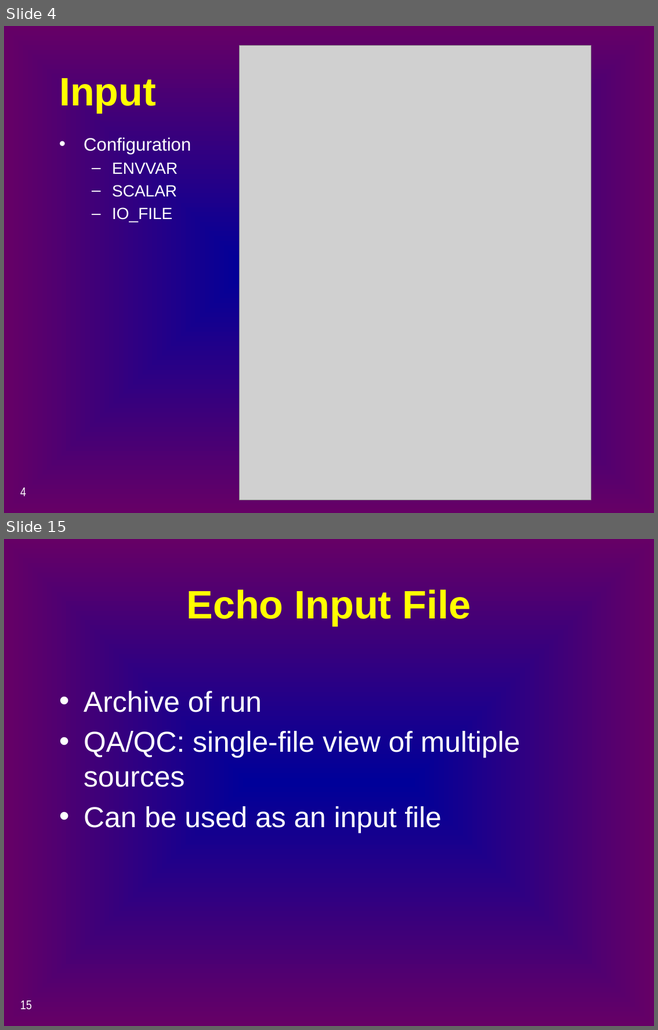
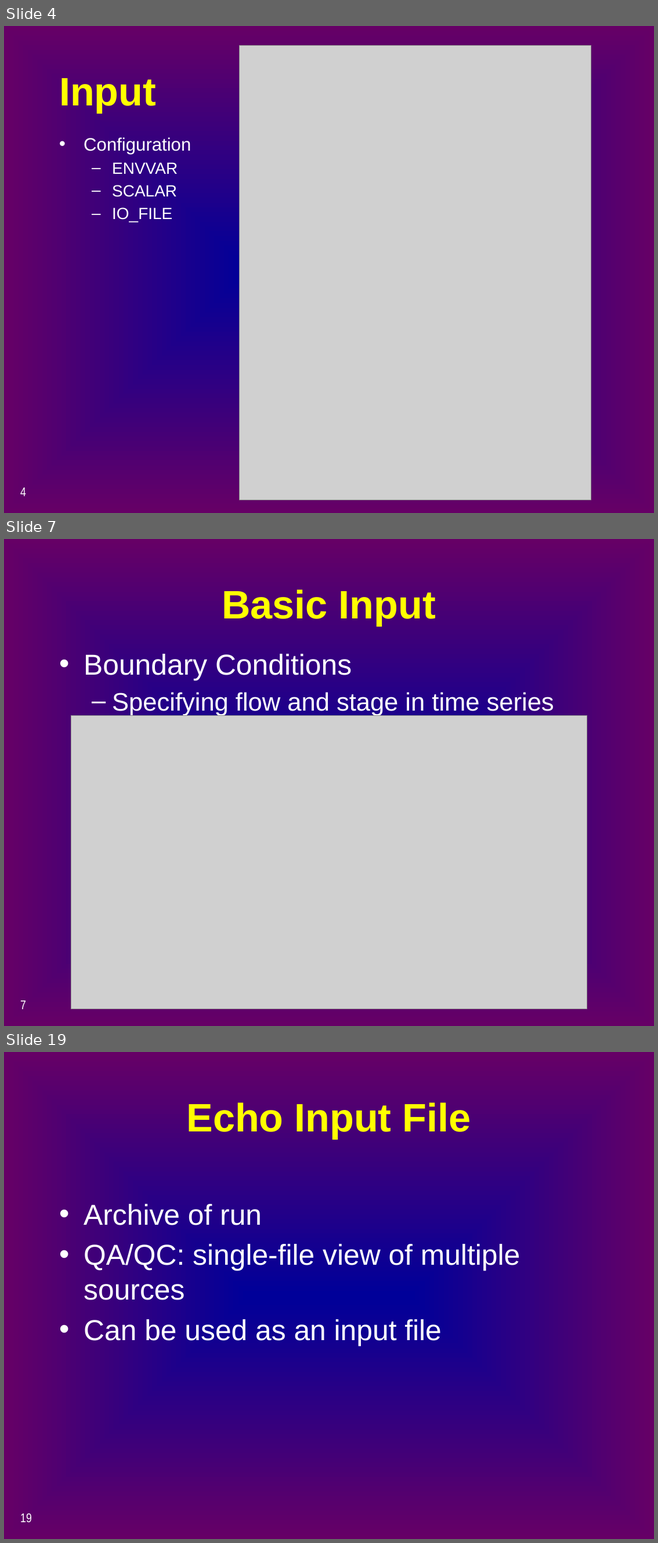
Before and after one commit to CADWRDeltaModeling/dsm2, a slide deck: dsm2/presentations/p4_simulation_data.pptx. Shown one above the other, each under a label of ours: slides 4 and 15 before the commit, slides 4, 7 and 19 after it; the slides between them are not shown. The pictures are 658x1030 and 658x1543 pixels, drawn with LibreOffice and Linux fonts; fonts in the diff are those of the drawing; grey boxes stand for pictures. Boxes give left, top, right and bottom in pixels: in the first picture for what was removed or moved away, otherwise in the second. Text is boxed around its words. In the diff, an @@ line names an element or a change of style, - is before the commit and + after.

```diff
--- a/dsm2/presentations/p4_simulation_data.pptx
+++ b/dsm2/presentations/p4_simulation_data.pptx
@@ slide 7 added at [4, 539, 654, 1026], background gradient #000099 to #660066 @@
@@ title added at [221, 589, 436, 625], 44 pt, text #FFFF00, bold @@
+Basic Input
@@ text added at [83, 654, 554, 716], 28 pt, text #FFFFFF @@
+• Boundary Conditions
+  – Specifying flow and stage in time series
@@ picture added at [71, 716, 587, 1009] @@
@@ page number added at [20, 1001, 26, 1009], 14 pt, text #FFFFFF @@
+7
@@ what was slide 15 is now slide 19 @@
@@ page number at [20, 1513, 32, 1523]: text changed @@
-15
+19
```
Also in this commit, not shown: 11 slides changed, 5 other slides added, 2 slides removed.
